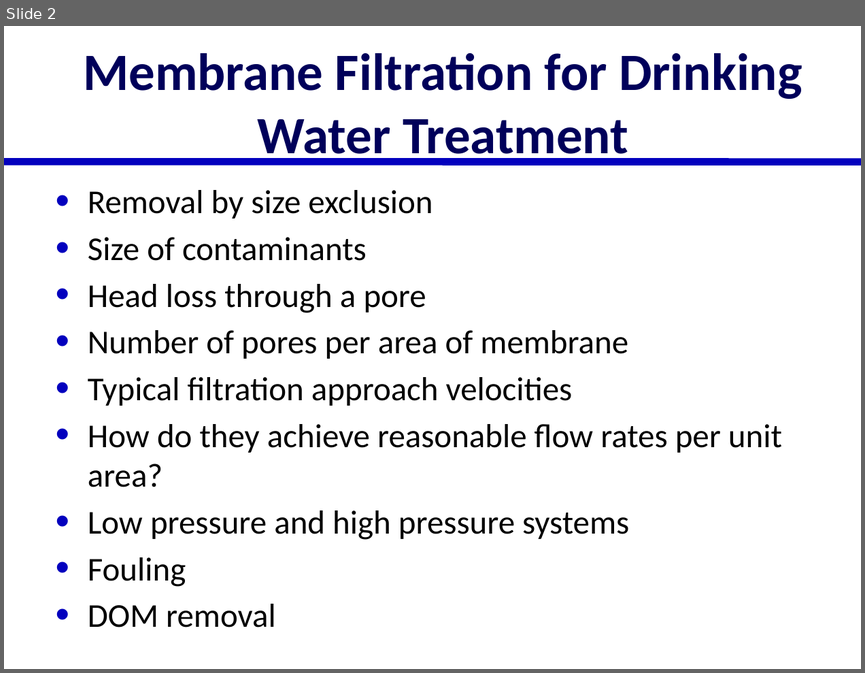
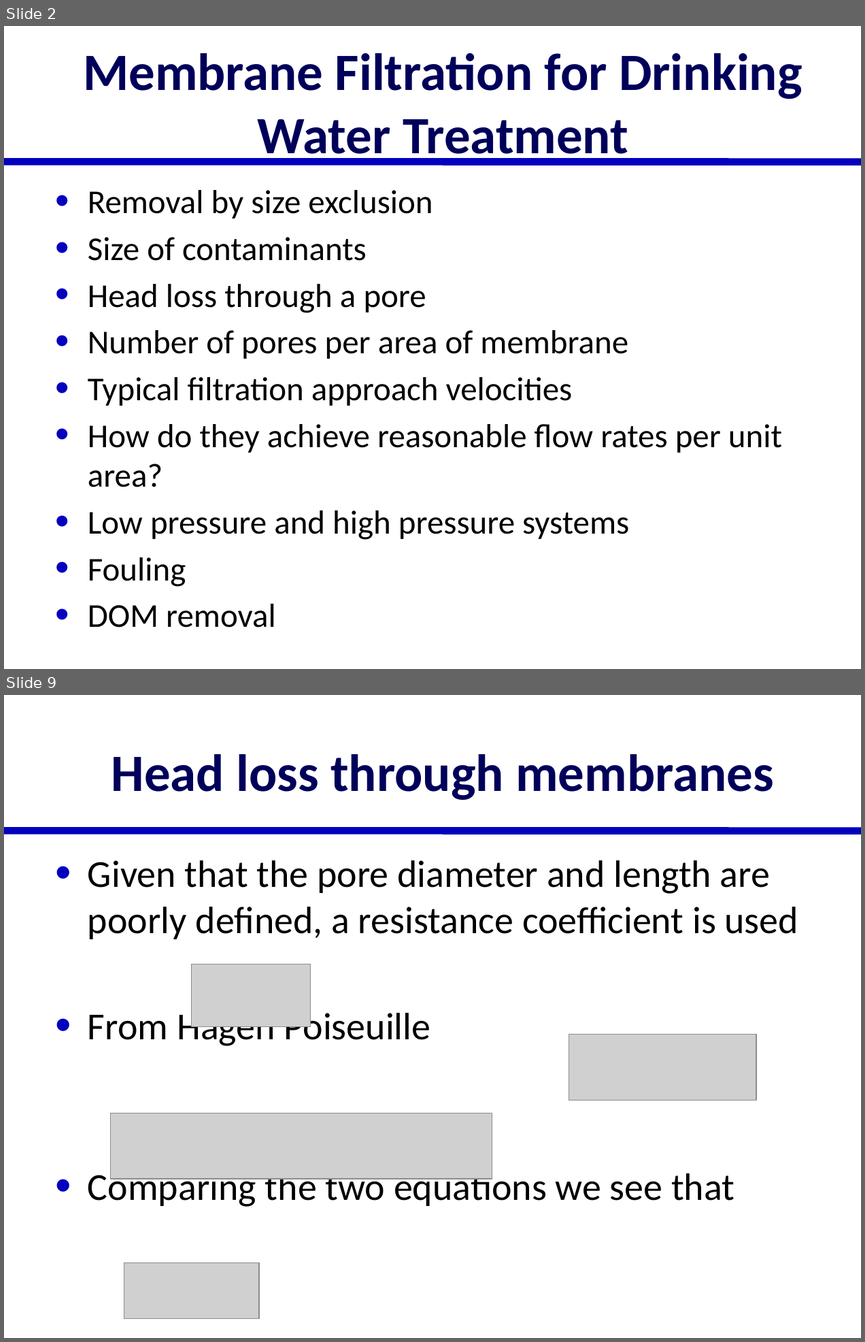
Before and after one commit to AguaClara/SWOT, a slide deck: Lectures/In Class/Membrane Filtration.pptx. Shown one above the other, each under a label of ours: slide 2 before the commit, slides 2 and 9 after it; the slides between them are not shown. The pictures are 865x673 and 865x1342 pixels, drawn with LibreOffice and Linux fonts; fonts in the diff are those of the drawing; grey boxes stand for pictures. Boxes give left, top, right and bottom in pixels: in the first picture for what was removed or moved away, otherwise in the second. Text is boxed around its words. In the diff, an @@ line names an element or a change of style, - is before the commit and + after.

Commit message:
membranes

```diff
--- a/Lectures/In Class/Membrane Filtration.pptx
+++ b/Lectures/In Class/Membrane Filtration.pptx
@@ slide 9 added at (4,695,861,1338), background #FFFFFF; not listed: 1 template element that a slide beside it also shows @@
@@ title added at (111,754,773,800), 44 pt, text #00005A, bold @@
+Head loss through membranes
@@ text added at (88,860,799,1206), 32 pt, text #000000 @@
+• Given that the pore diameter and length are poorly defined, a resistance coefficient is used
+• From Hagen Poiseuille
+• Comparing the two equations we see that
@@ picture added at (192,964,311,1027) @@
@@ picture added at (568,1034,756,1100) @@
@@ picture added at (110,1113,492,1179) @@
@@ picture added at (124,1262,259,1318) @@
```
Also in this commit, not shown: 1 slide changed, 11 other slides added, 1 slide removed, 3 other files.
